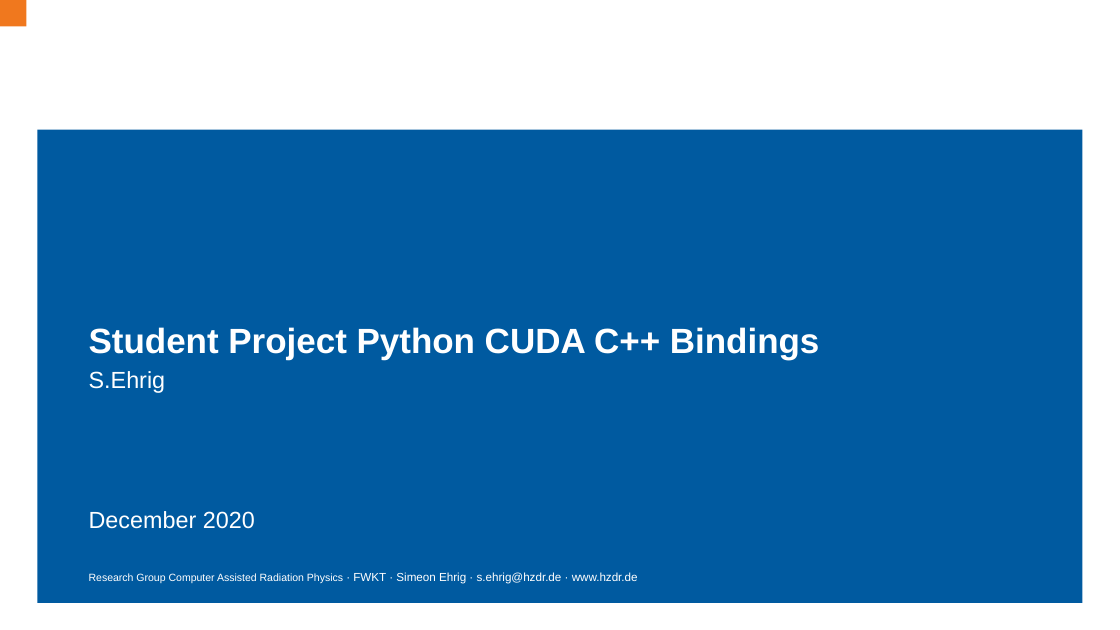
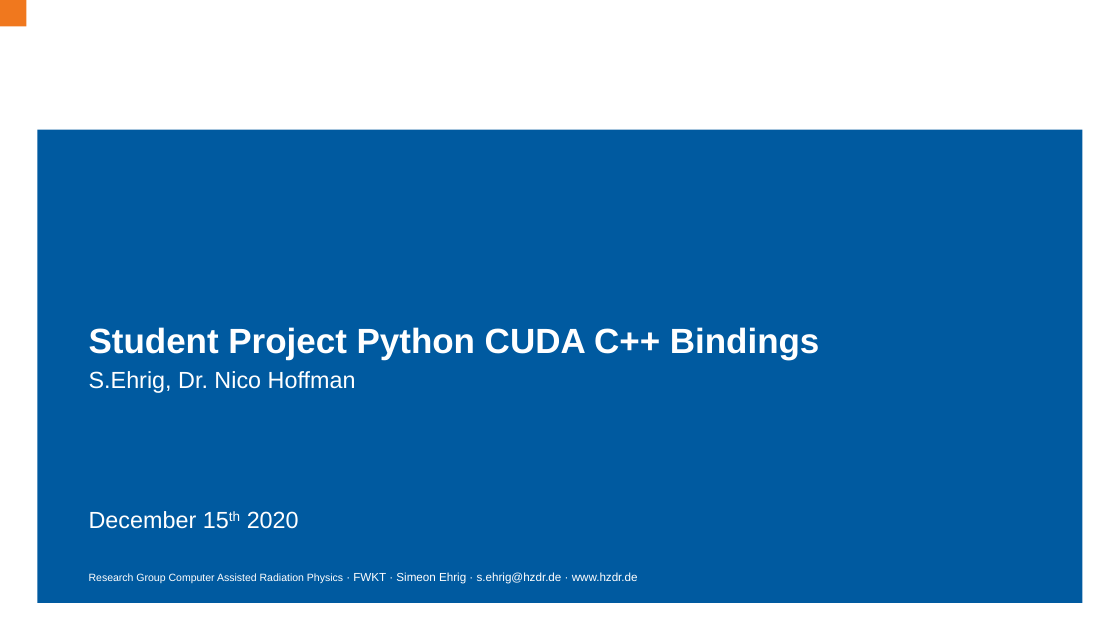
Before and after one commit to ComputationalRadiationPhysics/student_project_python_bindings, a slide deck: slide 1 of presentation/python_bindings.odp. Drawn at 1120x630 pixels with LibreOffice and Linux fonts; fonts in the diff are those of the drawing; background and template pictures are left out. Boxes give left, top, right and bottom in pixels: in the first picture for what was removed or moved away, otherwise in the second. Text is boxed around its words. In the diff, an @@ line names an element or a change of style, - is before the commit and + after.

```diff
--- a/presentation/python_bindings.odp
+++ b/presentation/python_bindings.odp
@@ subtitle at (89, 371, 356, 529): text changed @@
-S.Ehrig
-December 2020
+S.Ehrig, Dr. Nico Hoffman
+December 15th 2020
```
Also in this commit, not shown: 12 other slides changed, 1 slide added, 1 other file.
